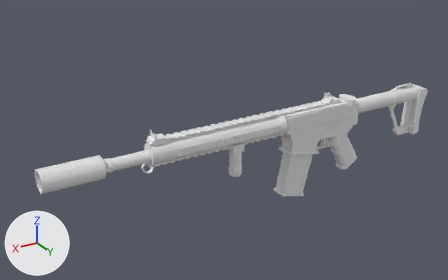
Before and after pictures for a commit that changed the Blender file Assets/Models/Ar 34/AR-34 Foregrip Silencer.blend.
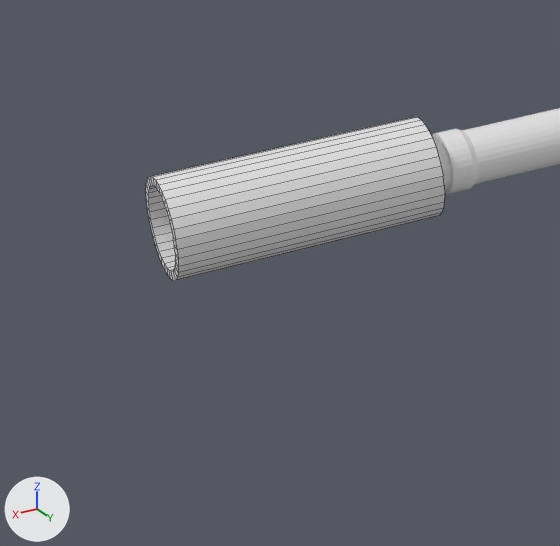
The first picture shows the older version from a 50 mm lens placed at (8.1, 11.64, 6.11), pointed at (0.98, -0.23, 0.17). The close-ups show both versions on the part from 0% to 30% of the width and 45% to 92% of the height of that picture; other places that the commit changed are outside them. The axes (+X, +Y, +Z) are drawn at lower left. The lights are the same throughout. The close-ups show mesh edges as thin lines.
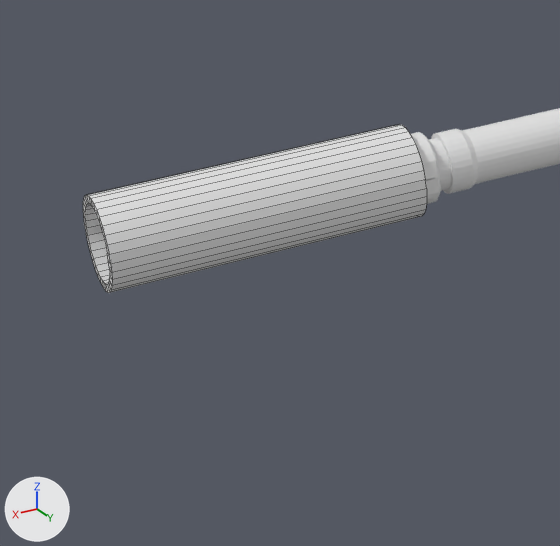
What differs and where, as boxes (x1, y1, x2, y2) in the close-ups (560 x 546 px):
'Cylinder.010', reshaped, moved, rescaled (15% wider)
    before: (146, 117, 445, 281)
    after: (83, 124, 427, 293)

Diff of the bpy script that builds the scene:
```diff
--- a/Assets/Models/Ar 34/AR-34 Foregrip Silencer.blend.py
+++ b/Assets/Models/Ar 34/AR-34 Foregrip Silencer.blend.py
@@ me_cylinder_010 @@
 me_cylinder_010.from_pydata(...)  # 128 vertices, 98 faces; spans x -1.0..1.0, y -1.0..1.0, z -1.0..4.17
 # used by ob_cylinder_010; location = (4.545, 0.357, 0.507); rotation_euler = (0.0, 1.571, 0.0), in degrees (0, 90, 0); scale = (0.253, 0.253, 0.253)
+# me_cylinder_010 part 1: all 96 vertices in x -1.0..1.0, y -1.0..1.0, z -0.22..4.17 are scaled about their middle by (1, 1, 1.37), then moved by (0.0, 0.0, 0.53)
@@ ob_cylinder_010 @@
 ob_cylinder_010 = bpy.data.objects.new('Cylinder.010', me_cylinder_010)
-ob_cylinder_010.location = (4.545, 0.357, 0.507)
+ob_cylinder_010.location = (4.609, 0.351, 0.502)
 ob_cylinder_010.rotation_euler = (0.0, 1.571, 0.0)  # degrees (0, 90, 0)
-ob_cylinder_010.scale = (0.253, 0.253, 0.253)
+ob_cylinder_010.scale = (0.234, 0.234, 0.234)
```
